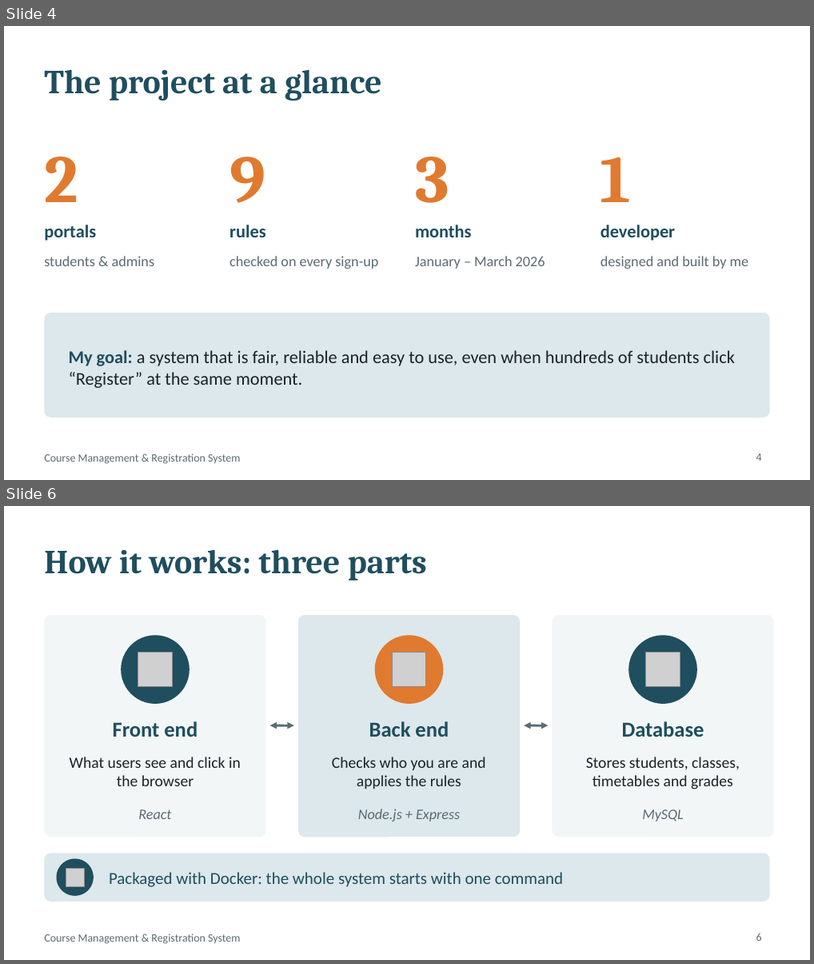
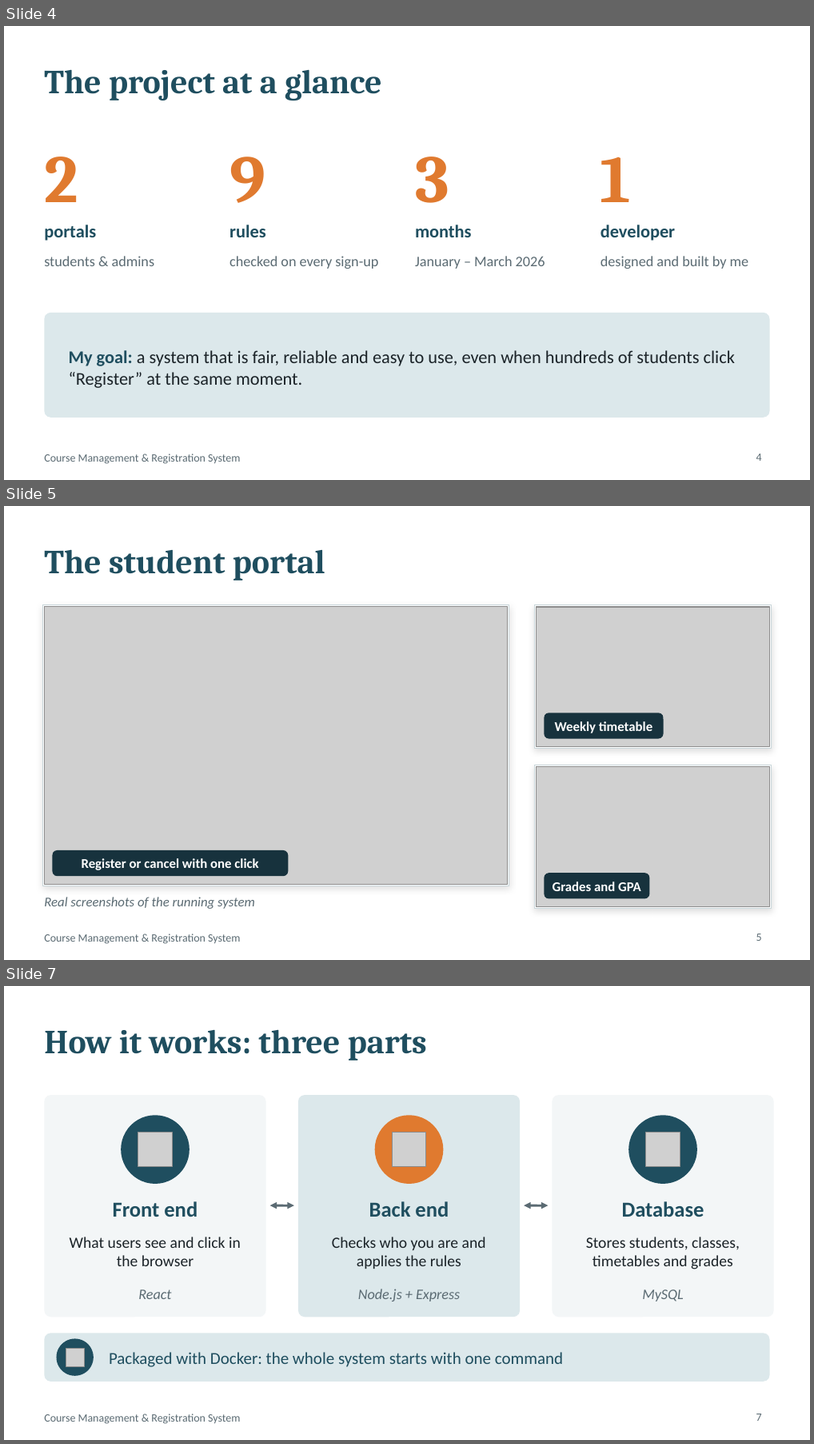
Before and after one commit to JustALog/Course-management-system, a slide deck: report/presentation.pptx. Shown one above the other, each under a label of ours: slides 4 and 6 before the commit, slides 4, 5 and 7 after it; the slides between them are not shown. The pictures are 814x964 and 814x1444 pixels, drawn with LibreOffice and Linux fonts; fonts in the diff are those of the drawing; grey boxes stand for pictures. Boxes give left, top, right and bottom in pixels: in the first picture for what was removed or moved away, otherwise in the second. Text is boxed around its words. In the diff, an @@ line names an element or a change of style, - is before the commit and + after.

```diff
--- a/report/presentation.pptx
+++ b/report/presentation.pptx
@@ slide 5 added at <box>4,506,810,960</box>, background #FFFFFF; not listed: 1 template element that a slide beside it also shows @@
@@ title added at <box>44,549,326,580</box>, 30 pt, text #1F4E5F, bold @@
+The student portal
@@ rectangle added at <box>42,605,510,886</box>, fill #FFFFFF, outline #C9D6DA 0.75 pt @@
@@ picture added at <box>44,607,508,884</box> @@
@@ rectangle added at <box>534,605,772,748</box>, fill #FFFFFF, outline #C9D6DA 0.75 pt @@
@@ picture added at <box>536,607,770,746</box> @@
@@ rounded rectangle added at <box>544,712,664,738</box>, fill #17323D @@
@@ text added at <box>555,721,653,733</box>, 12 pt, text #FFFFFF, bold @@
+Weekly timetable
@@ rectangle added at <box>534,765,772,908</box>, fill #FFFFFF, outline #C9D6DA 0.75 pt @@
@@ picture added at <box>536,767,770,906</box> @@
@@ rounded rectangle added at <box>52,850,288,876</box>, fill #17323D @@
@@ text added at <box>82,858,258,870</box>, 12 pt, text #FFFFFF, bold @@
+Register or cancel with one click
@@ rounded rectangle added at <box>544,873,650,899</box>, fill #17323D @@
@@ text added at <box>553,881,642,891</box>, 12 pt, text #FFFFFF, bold @@
+Grades and GPA
@@ text added at <box>44,896,255,908</box>, 12 pt, text #5B6B73, italic @@
+Real screenshots of the running system
@@ page number added at <box>757,933,762,940</box>, 10 pt, text #5B6B73 @@
+5
@@ what was slide 6 is now slide 7 @@
@@ page number at <box>757,1413,762,1420</box>: text changed @@
-6
+7
```
Also in this commit, not shown: 1 slide changed, 1 other slide added, 1 slide removed, 11 other files.
